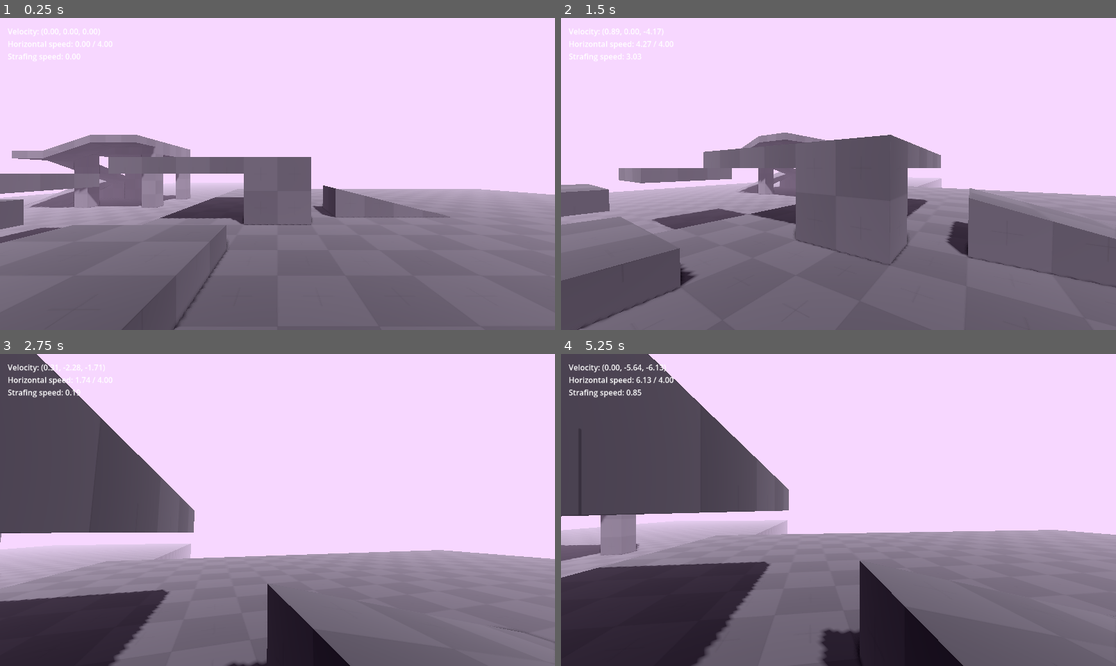
Above: before the commit, frames 1-4 (two rows, left to right).
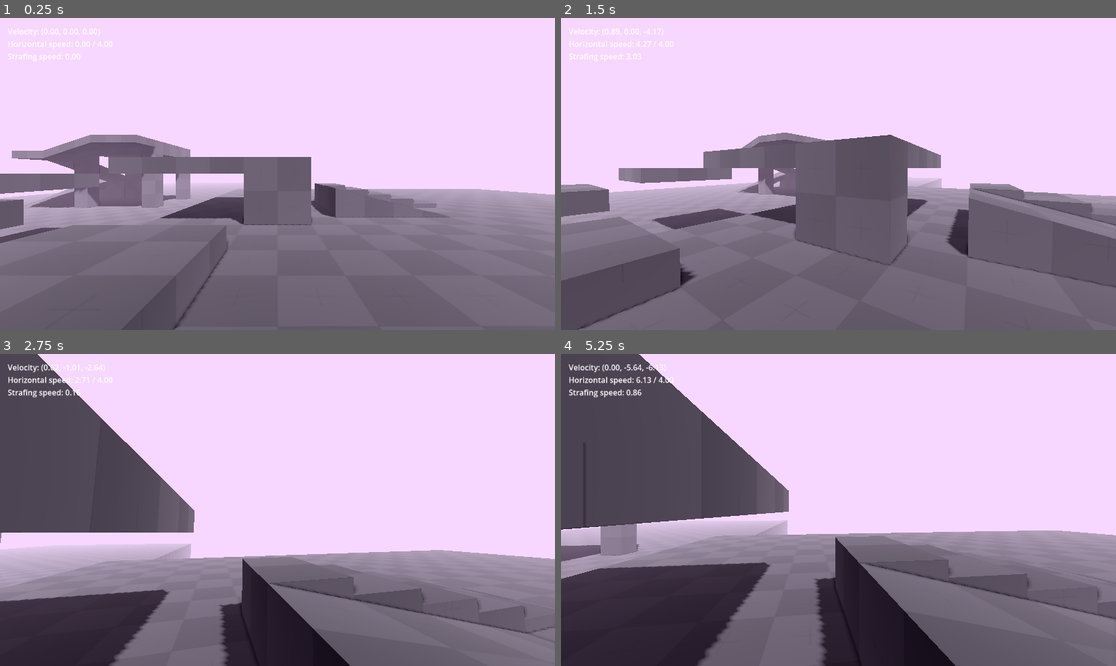
Above: after the commit, the same moments.

Repository: Falkimore/first-person-quake-movement
Game: Godot game, scene res://main.tscn
The game is run twice, just before and just after one commit, with the same random seed, the same clock (stepped at 60 frames per second) and the same inputs.
Inputs (mouse positions are in pixels of both pictures, inside the frame that each line leads up to):
- Up to frame 1 (0.25 s): no input
- Up to frame 2 (1.5 s): tap Enter at 0.5 s; move the mouse to (866, 174) at 0.52 s; hold W (move_forward) from 0.53 s (still down); tap Space (jump) at 0.77 s; move the mouse to (810, 174) at 1.27 s
- Up to frame 3 (2.75 s): keep holding W (move_forward); tap Space (jump) at 1.52 s; move the mouse to (288, 503) at 2.02 s
- Up to frame 4 (5.25 s): keep holding W (move_forward); move the mouse to (832, 516) at 2.77 s; tap Space (jump) at 3.02, 3.77, 4.52 s; move the mouse to (877, 513) at 3.52 s; move the mouse to (794, 506) at 4.27 s; move the mouse to (844, 510) at 5.02 s

The runs differ from the first frame. In frame 1, 0.4% of the frame differs, in the area x 56-79%, y 53-61%; in frame 2, 1.1%; in frame 3, 4.7%; in frame 4, 6.3%, in the area x 0-100%, y 0-100%.

Commit message:
stairs

Diff:
--- a/main.tscn
+++ b/main.tscn
@@ -103,37 +103,65 @@
 size = Vector3(6, 5, 4)
 material = ExtResource("1_0xm2m")
 
-[node name="Stairs" type="CSGCombiner3D" parent="Level" unique_id=1641596288]
+[node name="Ramp" type="CSGCombiner3D" parent="Level/Tunnel" unique_id=1641596288]
 
-[node name="CSGPolygon3D" type="CSGPolygon3D" parent="Level/Stairs" unique_id=458493938]
+[node name="CSGPolygon3D" type="CSGPolygon3D" parent="Level/Tunnel/Ramp" unique_id=458493938]
 transform = Transform3D(-4.371139e-08, 0, -1, 0, 1, 0, 1, 0, -4.371139e-08, -19, -2, -17)
 polygon = PackedVector2Array(-4, 2.5, -4, 3, 2, 1, 2, 0.5)
 depth = 2.0
 material = ExtResource("1_0xm2m")
 
-[node name="CSGBox3D" type="CSGBox3D" parent="Level/Stairs" unique_id=1662103068]
+[node name="CSGBox3D" type="CSGBox3D" parent="Level/Tunnel/Ramp" unique_id=1662103068]
 transform = Transform3D(-4.371139e-08, 0, -1, 0, 1, 0, 1, 0, -4.371139e-08, -17, 0, -22)
 size = Vector3(2, 2, 4)
 material = ExtResource("1_0xm2m")
 
-[node name="CSGPolygon3D2" type="CSGPolygon3D" parent="Level/Stairs" unique_id=72548770]
+[node name="CSGPolygon3D2" type="CSGPolygon3D" parent="Level/Tunnel/Ramp" unique_id=72548770]
 transform = Transform3D(1.3113416e-07, 0, 1, 0, 1, 0, -1, 0, 1.3113416e-07, -15, 0, -19)
 polygon = PackedVector2Array(-4, 2.5, -4, 3, 2, 1, 2, 0.5)
 depth = 2.0
 material = ExtResource("1_0xm2m")
 
-[node name="CSGPolygon3D3" type="CSGPolygon3D" parent="Level/Stairs" unique_id=1410683221]
+[node name="CSGPolygon3D3" type="CSGPolygon3D" parent="Level/Tunnel/Ramp" unique_id=1410683221]
 transform = Transform3D(-1, 0, 8.742277e-08, 0, 1, 0, -8.742277e-08, 0, -1, -13, 2, -15)
 polygon = PackedVector2Array(-1, 1.5, -1, 2, 2, 1, 2, 0.5)
 depth = 2.0
 material = ExtResource("1_0xm2m")
 
-[node name="CSGBox3D2" type="CSGBox3D" parent="Level/Stairs" unique_id=1637268279]
+[node name="CSGBox3D2" type="CSGBox3D" parent="Level/Tunnel/Ramp" unique_id=1637268279]
 transform = Transform3D(1.3113416e-07, 0, 1, 0, 1, 0, -1, 0, 1.3113416e-07, -16, 2.75, -14)
 size = Vector3(2, 0.5, 2)
 material = ExtResource("1_0xm2m")
 
-[node name="CSGBox3D3" type="CSGBox3D" parent="Level/Stairs" unique_id=1224229691]
+[node name="CSGBox3D3" type="CSGBox3D" parent="Level/Tunnel/Ramp" unique_id=1224229691]
 transform = Transform3D(1.3113416e-07, 0, 1, 0, 1, 0, -1, 0, 1.3113416e-07, -10.5, 3.75, -14)
 size = Vector3(2, 0.5, 3)
 material = ExtResource("1_0xm2m")
+
+[node name="SmallStairs" type="CSGCombiner3D" parent="Level" unique_id=474256390]
+transform = Transform3D(1, 0, 0, 0, 1, 0, 0, 0, 1, 4, 0, -10)
+
+[node name="CSGBox3D" type="CSGBox3D" parent="Level/SmallStairs" unique_id=1574537766]
+transform = Transform3D(1, 0, 0, 0, 1, 0, 0, 0, 1, 0.5, 0.1, 0)
+size = Vector3(5, 0.2, 2)
+material = ExtResource("1_0xm2m")
+
+[node name="CSGBox3D2" type="CSGBox3D" parent="Level/SmallStairs" unique_id=668118514]
+transform = Transform3D(1, 0, 0, 0, 1, 0, 0, 0, 1, 0, 0.20000002, 0)
+size = Vector3(4, 0.4, 2)
+material = ExtResource("1_0xm2m")
+
+[node name="CSGBox3D3" type="CSGBox3D" parent="Level/SmallStairs" unique_id=1327668880]
+transform = Transform3D(1, 0, 0, 0, 1, 0, 0, 0, 1, -0.5, 0.30000004, 0)
+size = Vector3(3, 0.6, 2)
+material = ExtResource("1_0xm2m")
+
+[node name="CSGBox3D5" type="CSGBox3D" parent="Level/SmallStairs" unique_id=964210237]
+transform = Transform3D(1, 0, 0, 0, 1, 0, 0, 0, 1, -1, 0.40000004, 0)
+size = Vector3(2, 0.8, 2)
+material = ExtResource("1_0xm2m")
+
+[node name="CSGBox3D4" type="CSGBox3D" parent="Level/SmallStairs" unique_id=2048810122]
+transform = Transform3D(1, 0, 0, 0, 1, 0, 0, 0, 1, -1.5, 0.5, 0)
+size = Vector3(1, 1, 2)
+material = ExtResource("1_0xm2m")
